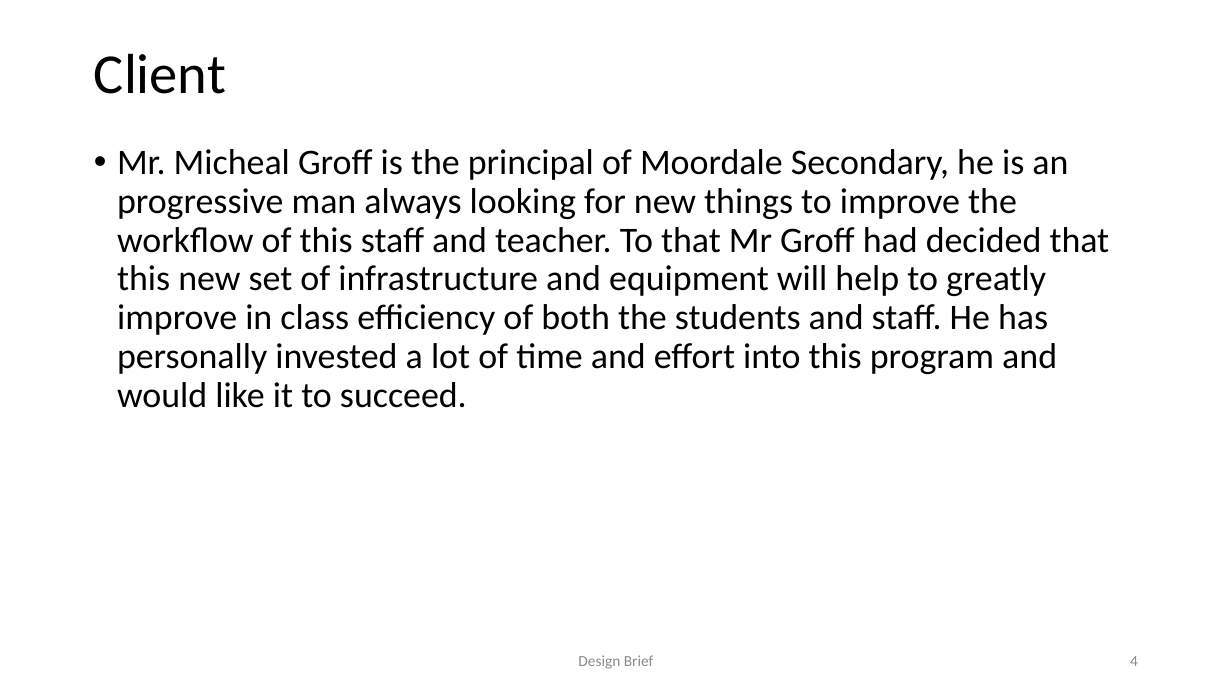
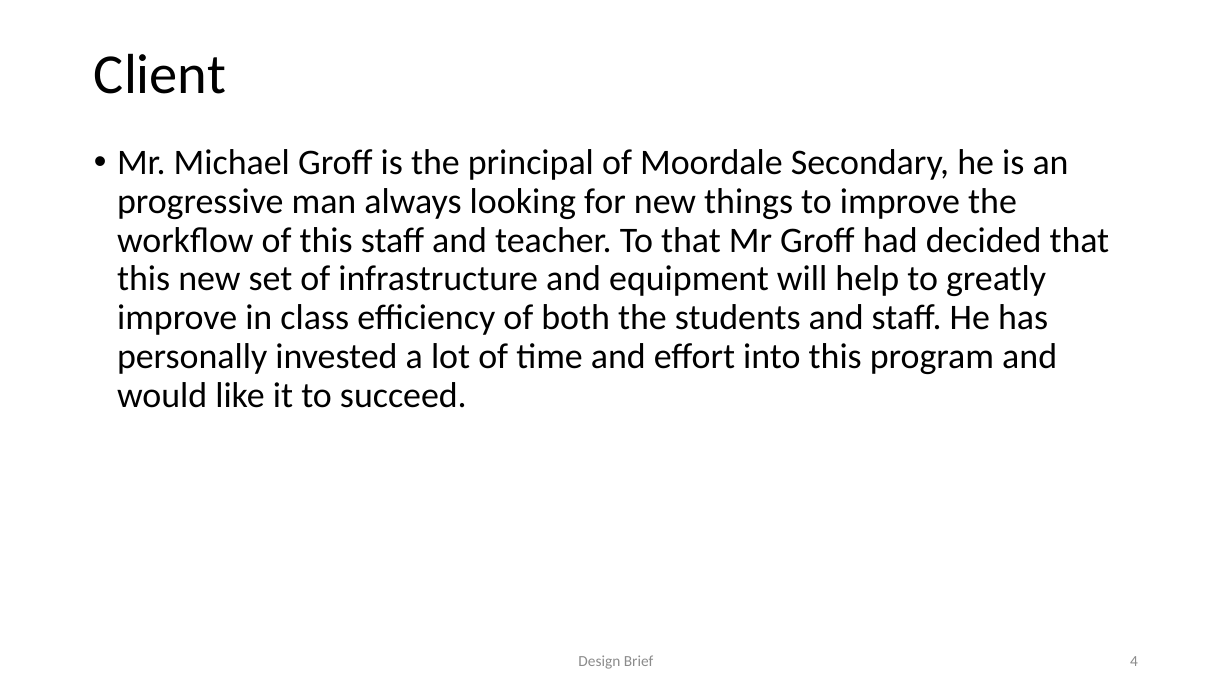
Before and after one commit to Karna-A/Sys-Engineering, a slide deck: slide 4 of Folio/Design Brief RFID FINAL.pptx. Drawn at 1232x693 pixels with LibreOffice and Linux fonts; fonts in the diff are those of the drawing. Boxes give left, top, right and bottom in pixels: in the first picture for what was removed or moved away, otherwise in the second. Text is boxed around its words. In the diff, an @@ line names an element or a change of style, - is before the commit and + after.

```diff
--- a/Folio/Design Brief RFID FINAL.pptx
+++ b/Folio/Design Brief RFID FINAL.pptx
@@ text at (117,149,1110,408): text changed @@
-• Mr. Micheal Groff is the principal of Moordale Secondary, he is an progressive man always looking for new things to improve the workflow of this staff and teacher. To that Mr Groff had decided that this new set of infrastructure and equipment will help to greatly improve in class efficiency of both the students and staff. He has personally invested a lot of time and effort into this program and would like it to succeed.
+• Mr. Michael Groff is the principal of Moordale Secondary, he is an progressive man always looking for new things to improve the workflow of this staff and teacher. To that Mr Groff had decided that this new set of infrastructure and equipment will help to greatly improve in class efficiency of both the students and staff. He has personally invested a lot of time and effort into this program and would like it to succeed.
```
Also in this commit, not shown: 4 other slides changed, 14 other files.
